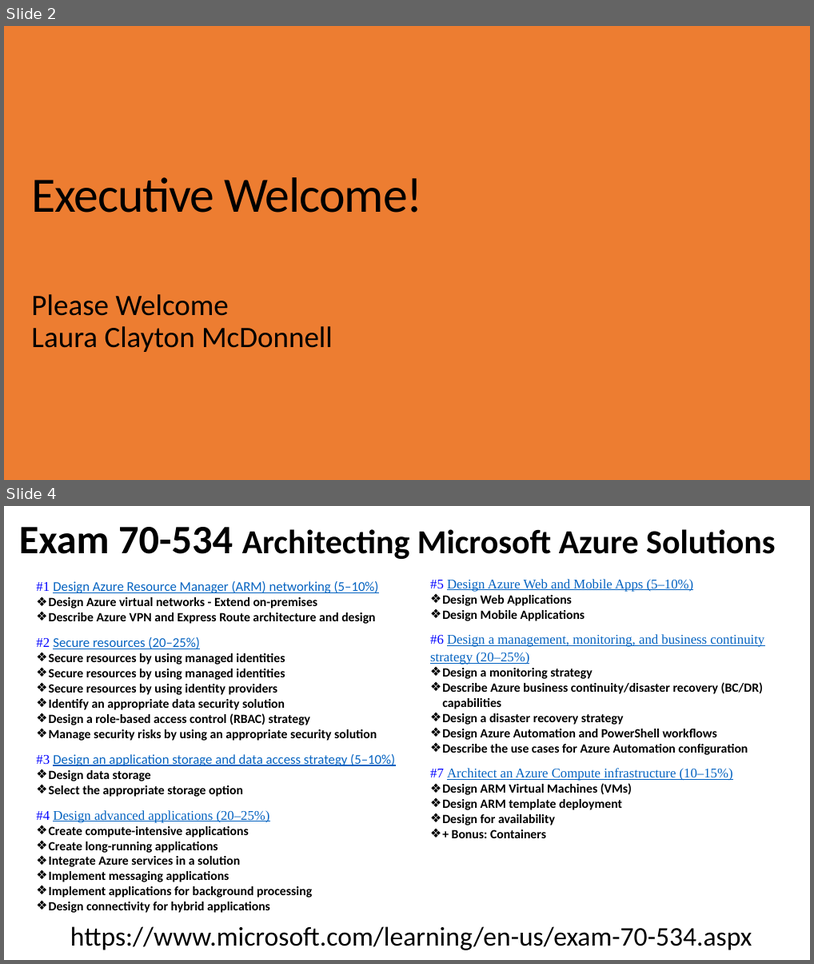
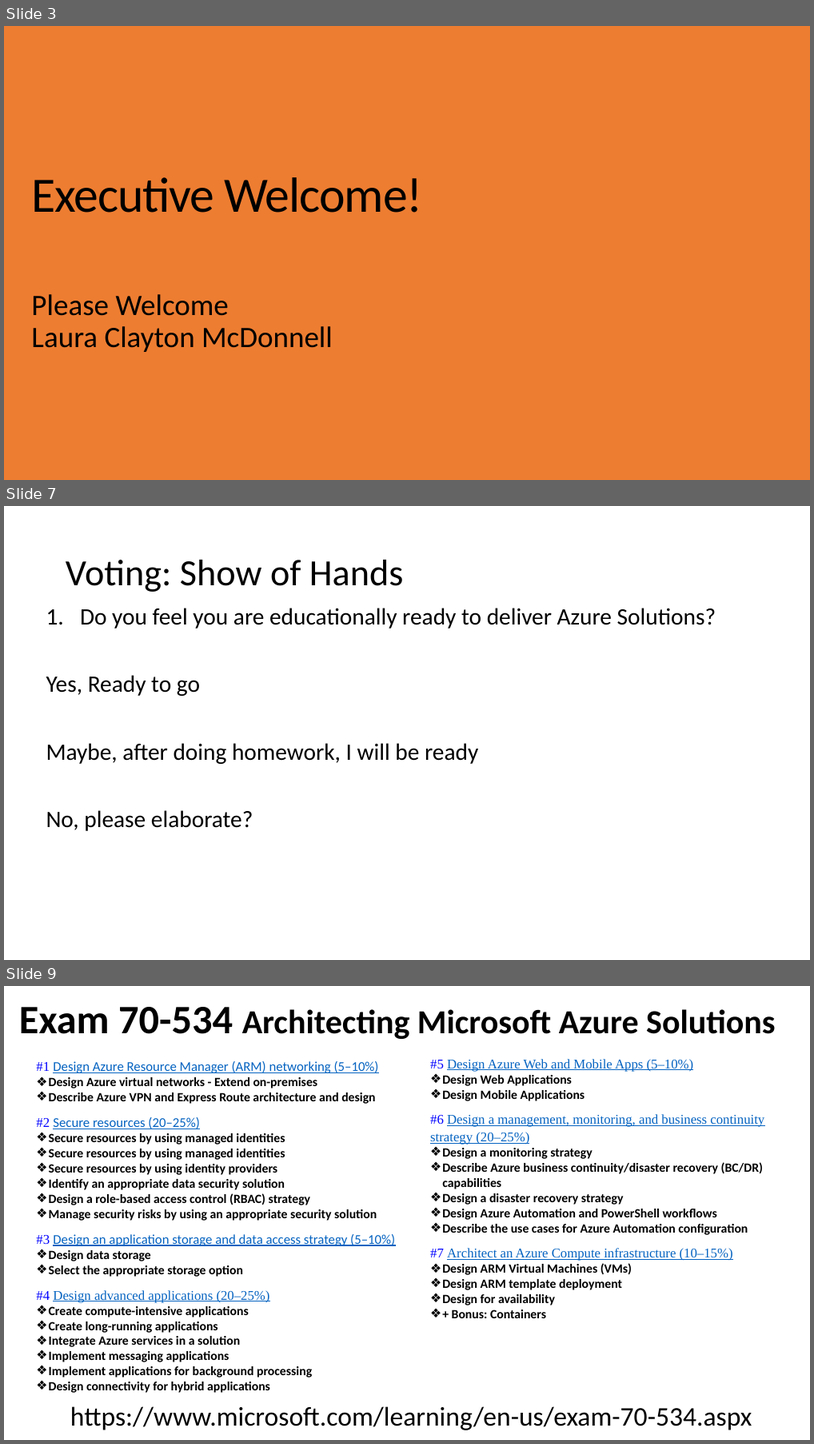
Before and after one commit to dstolts/70-534, a slide deck: Presentations/Opening-70-534-Certification-JumpStart-6-2017.pptx. Shown one above the other, each under a label of ours: slides 2 and 4 before the commit, slides 3, 7 and 9 after it; the slides between them are not shown. The pictures are 814x964 and 814x1444 pixels, drawn with LibreOffice and Linux fonts; fonts in the diff are those of the drawing; background and template pictures are left out. Boxes give left, top, right and bottom in pixels: in the first picture for what was removed or moved away, otherwise in the second. Text is boxed around its words. In the diff, an @@ line names an element or a change of style, - is before the commit and + after.

```diff
--- a/Presentations/Opening-70-534-Certification-JumpStart-6-2017.pptx
+++ b/Presentations/Opening-70-534-Certification-JumpStart-6-2017.pptx
@@ slide 7 added at box(4, 506, 810, 960), background #FFFFFF @@
@@ title added at box(66, 560, 403, 592), 44 pt, text #000000 @@
+Voting: Show of Hands
@@ text added at box(46, 608, 716, 831), 28 pt, text #000000 @@
+1. Do you feel you are educationally ready to deliver Azure Solutions?
+Yes, Ready to go
+Maybe, after doing homework, I will be ready
+No, please elaborate?
@@ what was slide 2 is now slide 3 @@
@@ what was slide 4 is now slide 9 @@
```
Also in this commit, not shown: 1 slide changed, 5 other slides added, 3 other files.
